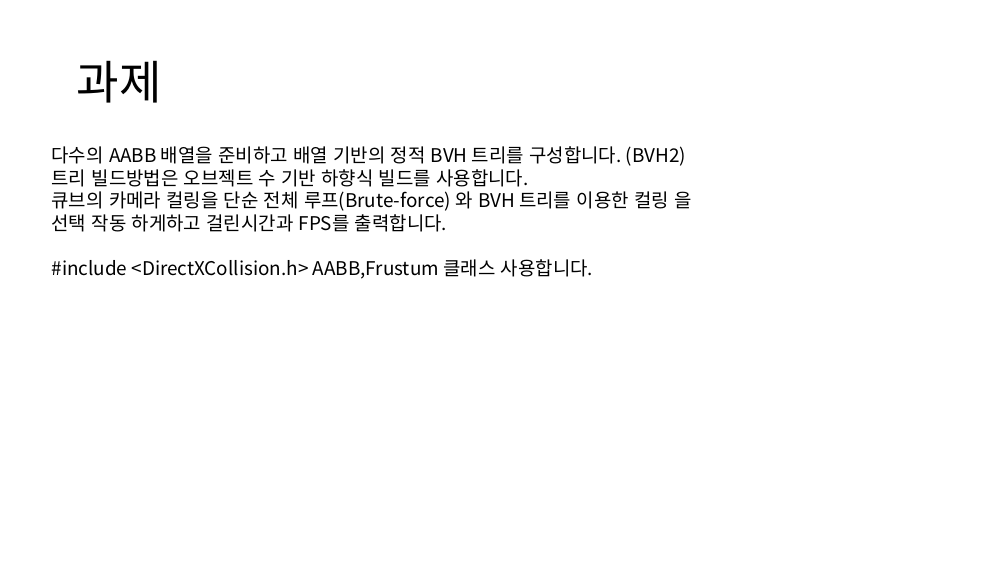
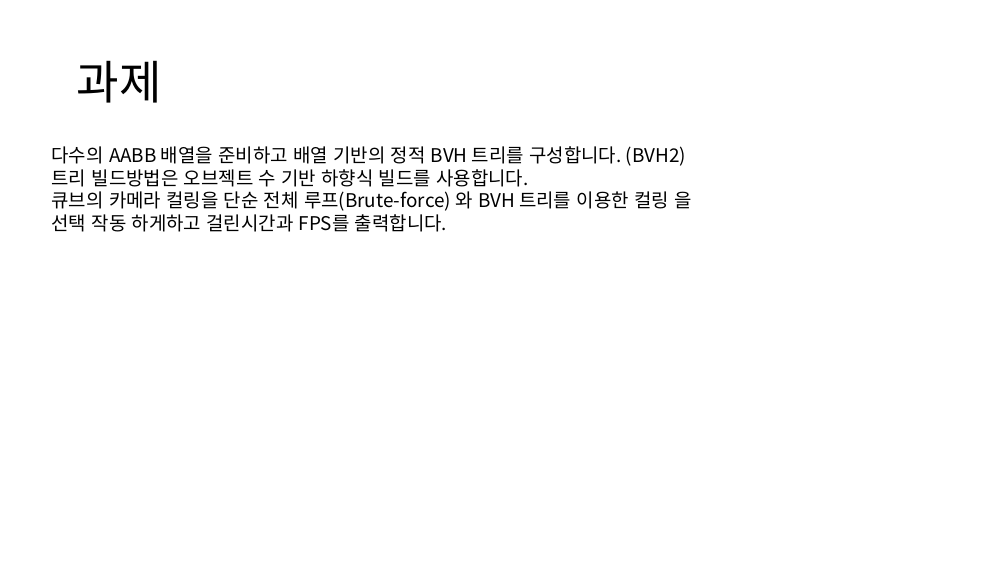
Before and after one commit to ldw9981/DataStructureAndAlgorithm, a slide deck: slide 12 of Documents/11 BoundingVolumeHierarchy.pptx (slide 11 before the commit). Drawn at 1008x567 pixels with LibreOffice and Linux fonts; fonts in the diff are those of the drawing. Boxes give left, top, right and bottom in pixels: in the first picture for what was removed or moved away, otherwise in the second. Text is boxed around its words. In the diff, an @@ line names an element or a change of style, - is before the commit and + after.

Commit message:
update

```diff
--- a/Documents/11 BoundingVolumeHierarchy.pptx
+++ b/Documents/11 BoundingVolumeHierarchy.pptx
@@ text at bbox=[52, 259, 593, 279]: paragraph removed @@
-#include <DirectXCollision.h> AABB,Frustum 클래스 사용합니다.
```
Also in this commit, not shown: 1 slide added.
